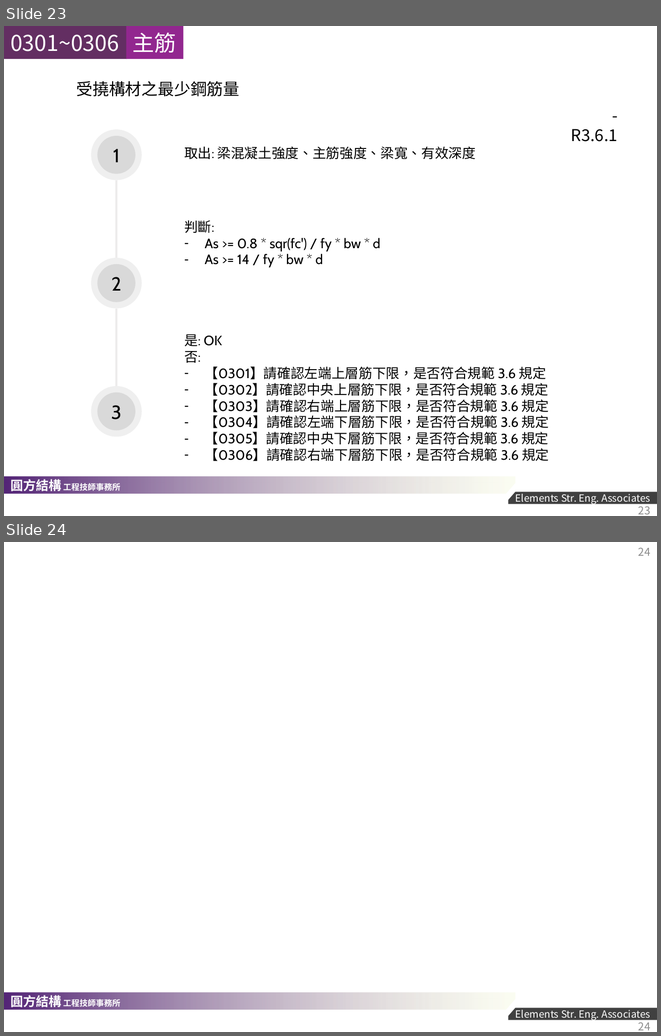
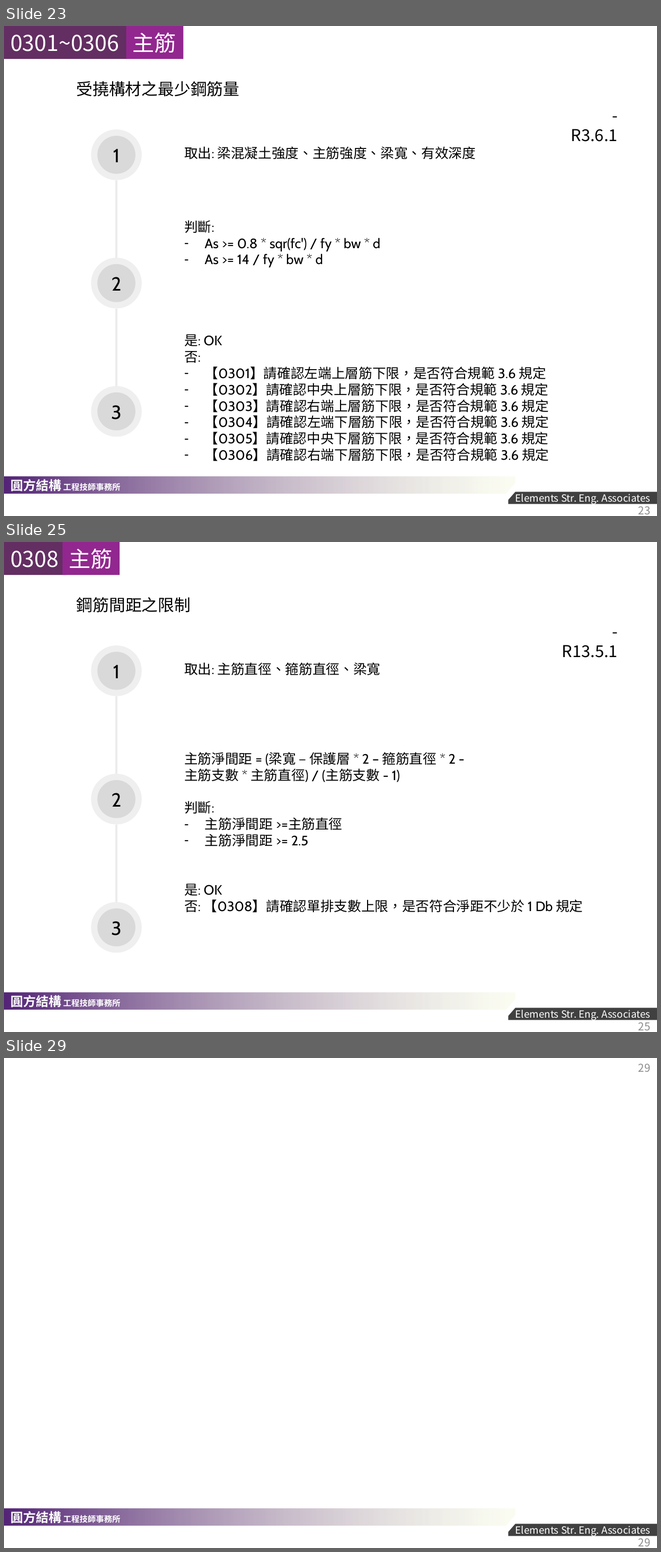
Before and after one commit to skyran1278/VbaProject, a slide deck: 20170524_RCScan/2018-1207 RC SCAN 說明文件.pptx. Shown one above the other, each under a label of ours: slides 23 and 24 before the commit, slides 23, 25 and 29 after it; the slides between them are not shown. The pictures are 661x1036 and 661x1552 pixels, drawn with LibreOffice and Linux fonts; fonts in the diff are those of the drawing; background and template pictures are left out. Boxes give left, top, right and bottom in pixels: in the first picture for what was removed or moved away, otherwise in the second. Text is boxed around its words. In the diff, an @@ line names an element or a change of style, - is before the commit and + after.

```diff
--- a/20170524_RCScan/2018-1207 RC SCAN 說明文件.pptx
+++ b/20170524_RCScan/2018-1207 RC SCAN 說明文件.pptx
@@ slide 25 added at (x1=4, y1=542, x2=657, y2=1032), background #FFFFFF; not listed: 4 template elements that a slide beside it also shows @@
@@ rectangle added at (x1=4, y1=542, x2=66, y2=575), fill #632E62, 24 pt, text #FFFFFF @@
+0308
@@ rectangle added at (x1=63, y1=542, x2=120, y2=575), fill #92278F, 24 pt, text #FFFFFF @@
+主筋
@@ text added at (x1=77, y1=597, x2=191, y2=612), 18 pt, text #000000 @@
+鋼筋間距之限制
@@ ellipse added at (x1=91, y1=645, x2=141, y2=696), fill #D9D9D9 at 42% opacity, 21 pt, text #000000 @@
+1
@@ ellipse added at (x1=97, y1=652, x2=135, y2=689), fill #D9D9D9 @@
@@ text added at (x1=562, y1=645, x2=618, y2=658), 18 pt, text #000000 @@
+- R13.5.1
@@ text added at (x1=184, y1=662, x2=381, y2=675), 15 pt, text #000000 @@
+取出: 主筋直徑、箍筋直徑、梁寬
@@ line added from (116, 696) to (116, 774), #EDECEC 2.25 pt @@
@@ text added at (x1=184, y1=752, x2=456, y2=846), 15 pt, text #000000 @@
+主筋淨間距 = (梁寬 – 保護層 * 2 – 箍筋直徑 * 2 -主筋支數 * 主筋直徑) / (主筋支數 - 1)
+判斷:
+– 主筋淨間距 >=主筋直徑
+– 主筋淨間距 >= 2.5
@@ ellipse added at (x1=91, y1=774, x2=141, y2=824), fill #D9D9D9 at 42% opacity, 21 pt, text #000000 @@
+2
@@ ellipse added at (x1=97, y1=779, x2=135, y2=818), fill #D9D9D9 @@
@@ line added from (116, 824) to (116, 902), #EDECEC 2.25 pt @@
@@ text added at (x1=184, y1=883, x2=583, y2=912), 15 pt, text #000000 @@
+是: OK
+否: 【0308】請確認單排支數上限，是否符合淨距不少於 1 Db 規定
@@ ellipse added at (x1=91, y1=902, x2=141, y2=952), fill #D9D9D9 at 42% opacity, 21 pt, text #000000 @@
+3
@@ ellipse added at (x1=97, y1=908, x2=135, y2=946), fill #D9D9D9 @@
@@ page number added at (x1=638, y1=1019, x2=651, y2=1030), 12 pt, text #8C8C8C @@
+25
@@ what was slide 24 is now slide 29 @@
@@ page number at (x1=638, y1=1064, x2=651, y2=1072): text changed @@
-24
+29
@@ page number at (x1=638, y1=1535, x2=651, y2=1546): text changed @@
-24
+29
```
Also in this commit, not shown: 4 other slides added.
